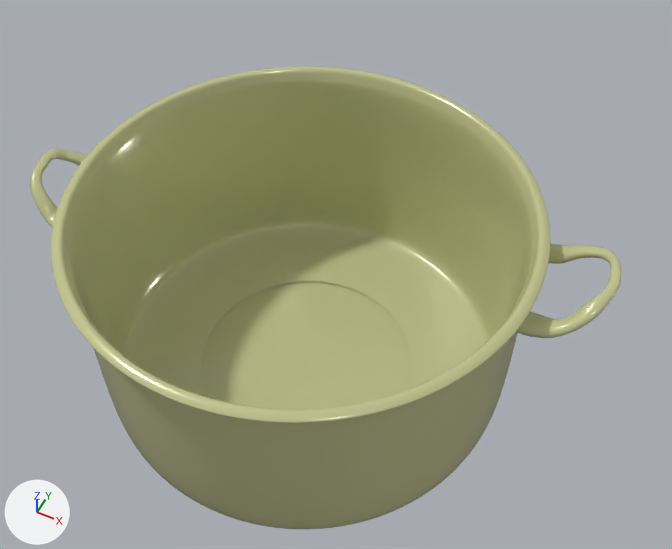
The FBX model HeyTea!/Assets/_Assets/PrefabsVisuals/HeyTeaObjectsVisuals/Pot_Visual.fbx: old version first, new version second.
Rendered twice from a 50 mm camera at (0.422, -0.852, 1.003) aimed at (0.019, -0.046, -0.004). Lighting does not change. The marker at lower left points along +X, +Y and +Z. Where no turn or scale is listed for an object, it has been applied to the vertices.

Names of what the first picture shows: 'Pot'.
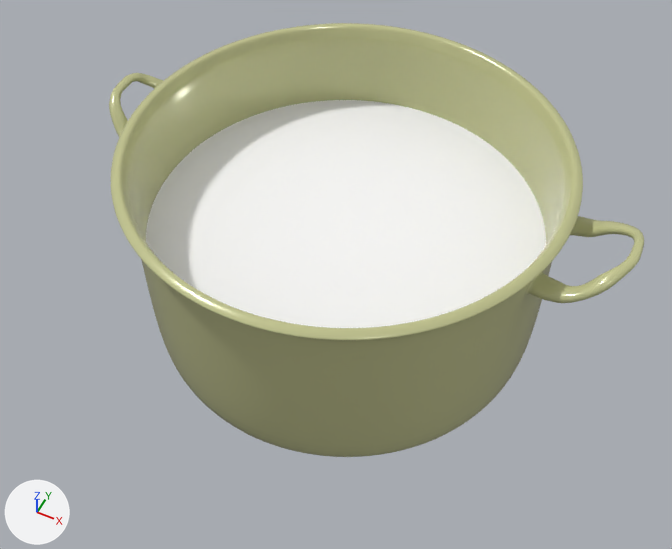
Pixel boxes [x1, y1, x2, y2] of what changed, in the pictures (672 x 549 px):
'Pot', moved, turned
    before: [30, 66, 621, 529]
    after: [109, 23, 644, 457]
'Water', added
    after: [146, 100, 546, 328]

Diff of the bpy script that builds the scene:
```diff
--- a/HeyTea!/Assets/_Assets/PrefabsVisuals/HeyTeaObjectsVisuals/Pot_Visual.fbx.py
+++ b/HeyTea!/Assets/_Assets/PrefabsVisuals/HeyTeaObjectsVisuals/Pot_Visual.fbx.py
@@ mat_water @@
+mat_water = principled_material('Water')
+mat_water.base_color = (1.0, 1.0, 1.0)  # white #ffffff
+mat_water.roughness = 0.3
@@ me_柱体_004 @@
+me_柱体_004.from_pydata(...)  # a 120-sided cut cone along z (radius 0.285 at the low end, 0.294 at the high end) spanning x -0.295..0.293, y -0.295..0.293, z -0.092..0.077; a 120-sided cut cone along z (radius 0.283 at the low end, 0.292 at the high end) spanning x -0.293..0.291, y -0.293..0.291, z -0.091..0.077
+me_柱体_004.materials.append(mat_water)  # white #ffffff
@@ ob_pot @@
 ob_pot = bpy.data.objects.new('Pot', me_柱体_002)
-ob_pot.location = (0.0, 0.0, 0.0)
+ob_pot.location = (0.024, 0.119, 0.005)
+ob_pot.rotation_euler = (0.0, 0.0, -0.194)  # degrees (0, 0, -11)
 ob_pot.scale = (0.3, 0.3, 0.141)
@@ ob_water @@
+ob_water = bpy.data.objects.new('Water', me_柱体_004)
+ob_water.location = (0.005, 0.017, -0.042)
```
